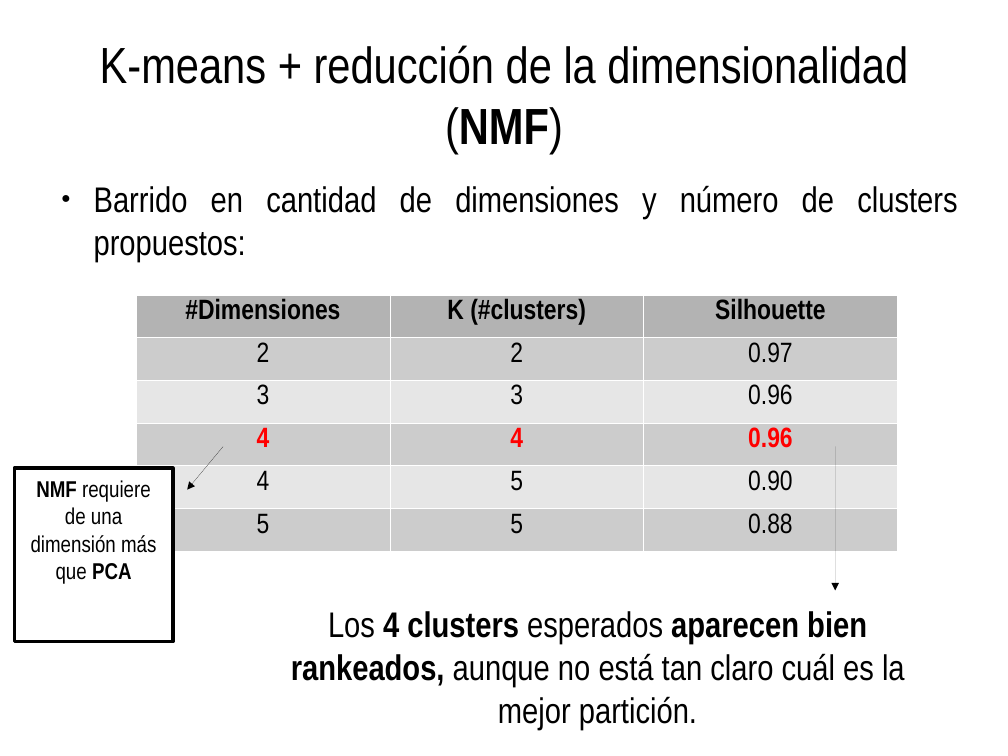
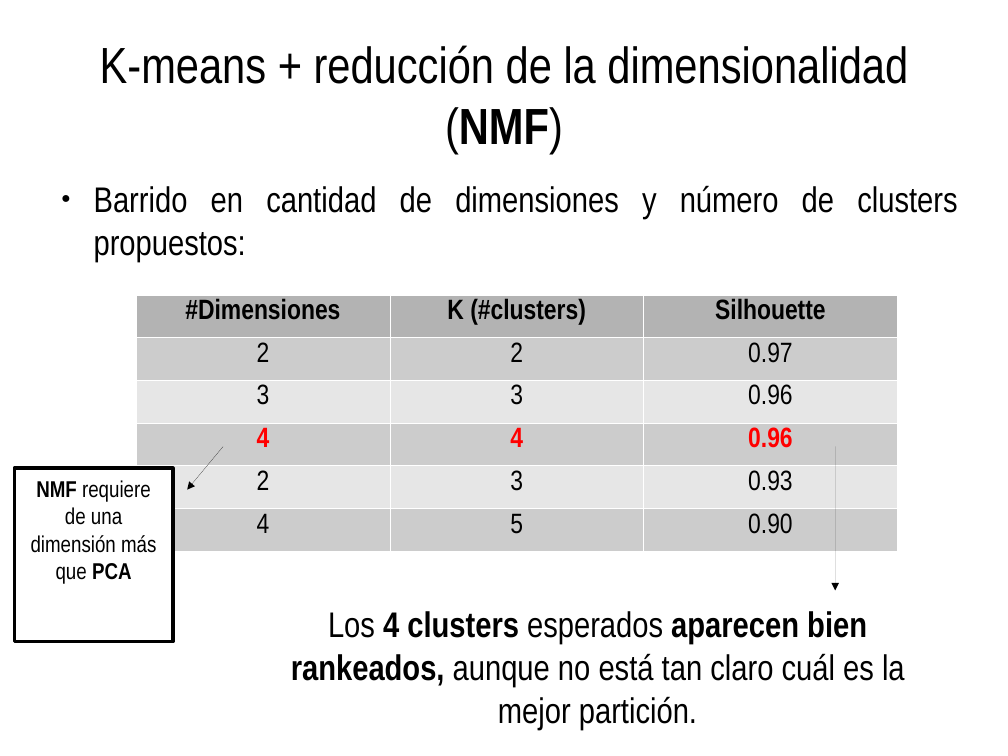
Before and after one commit to spinto88/Analisis_notas, a slide deck: slide 23 of Presentacion_analisis.odp. Drawn at 1008x756 pixels with LibreOffice and Linux fonts; fonts in the diff are those of the drawing. Boxes give left, top, right and bottom in pixels: in the first picture for what was removed or moved away, otherwise in the second. Text is boxed around its words. In the diff, an @@ line names an element or a change of style, - is before the commit and + after.

```diff
--- a/Presentacion_analisis.odp
+++ b/Presentacion_analisis.odp
@@ table at <box>136,295,899,547</box> @@
+row 5: 2 | 3 | 0.93
-row 6: 5 | 5 | 0.88
```
Also in this commit, not shown: 7 other files.
